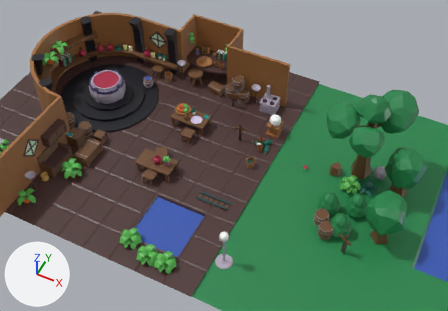
What one commit did to the glTF model assets/atelier.glb.
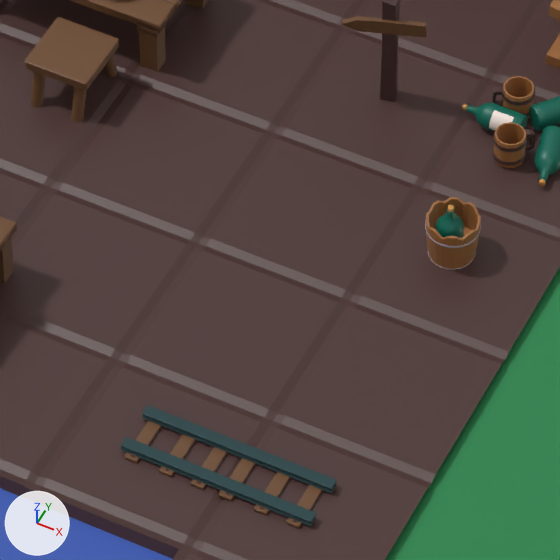
There are two pictures of each version: one from a camera (50 mm lens) standing at (40.83, -40.24, 56.46) and looking at (18.55, 4.32, 0.76), one close up on the part from 39% to 60% of the width and 40% to 70% of the height. Arrows for +X, +Y and +Z are at lower left; the lights stay in place. Where no turn or scale is listed for an object, it has been applied to the vertices.

Names of what the first close-up shows: 'Cube.001', 'Cube.003', 'Cube.004', 'Cylinder.004', 'Cylinder.005', 'Plane', 'bench.003', 'bucket.002', 'floor', 'potion.012', 'sign002', 'waterplane'.
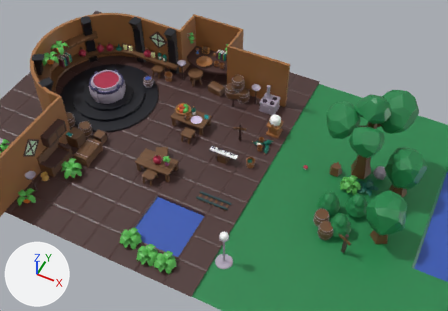
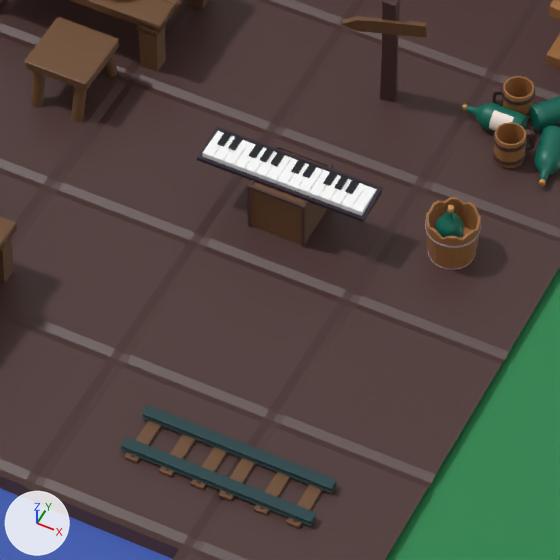
What differs and where, as boxes (x1, y1, x2, y2) in the close-ups (560 x 560 px):
'crate.001', added (brown)
    after: (247, 144, 333, 247)
'keyboard', added (black)
    after: (197, 126, 382, 222)
'key.025', added
    after: (351, 186, 377, 216)
'key.024', added
    after: (341, 183, 366, 212)
'key.017', added
    after: (298, 167, 323, 196)
'key.012', added
    after: (266, 156, 291, 184)
'key.005', added
    after: (224, 140, 249, 168)
'key.018', added
    after: (309, 170, 330, 200)
'key.006', added
    after: (234, 142, 255, 172)
'key.013', added
    after: (276, 158, 298, 188)
'key.001', added
    after: (202, 131, 224, 160)
'key.020', added
    after: (319, 175, 341, 204)
'key.015', added
    after: (287, 163, 309, 192)
'key.022', added
    after: (330, 179, 352, 208)
'key.010', added
    after: (255, 151, 277, 180)
'key.003', added
    after: (213, 136, 235, 164)
'key.008', added
    after: (245, 147, 266, 176)
'key.019', added
    after: (323, 171, 337, 186)
'key.014', added
    after: (291, 160, 305, 174)
'key.023', added
    after: (345, 180, 359, 194)
'key.004', added
    after: (228, 136, 242, 151)
'key.002', added
    after: (217, 132, 231, 147)
'key.016', added
    after: (303, 164, 316, 178)
'key.007', added
    after: (249, 144, 263, 158)
'key.011', added
    after: (271, 152, 284, 166)
'key.009', added
    after: (260, 148, 274, 162)
'key.021', added
    after: (335, 176, 348, 190)

Patch to the scene script:
```diff
--- a/assets/atelier.glb.py
+++ b/assets/atelier.glb.py
@@ ob_key_025 @@
+ob_key_025 = bpy.data.objects.new('key.025', me_plane_003)  # 17 vertices, 24 faces; spans x -0.111..0.111, y -0.666..0.0, z 0.0..0.111; in mat_colormat (picture img_lospec500_32x)
+ob_key_025.location = (20.18, 4.57, 1.28)
@@ ob_key_024 @@
+ob_key_024 = bpy.data.objects.new('key.024', me_plane_023)  # 16 vertices, 22 faces; spans x -0.15..0.072, y -0.666..0.0, z 0.0..0.111; in mat_colormat (picture img_lospec500_32x)
+ob_key_024.location = (19.99, 4.57, 1.28)
@@ ob_key_023 @@
+ob_key_023 = bpy.data.objects.new('key.023', me_plane_028)  # a box spanning x -0.067..0.067, y -0.322..0.0, z 0.0..0.078; in mat_colormat (picture img_lospec500_32x)
+ob_key_023.location = (19.84, 4.57, 1.35)
@@ ob_key_022 @@
+ob_key_022 = bpy.data.objects.new('key.022', me_plane_027)  # 20 vertices, 28 faces; spans x -0.111..0.111, y -0.666..0.0, z 0.0..0.111; in mat_colormat (picture img_lospec500_32x)
+ob_key_022.location = (19.71, 4.57, 1.28)
@@ ob_key_021 @@
+ob_key_021 = bpy.data.objects.new('key.021', me_plane_026)  # a box spanning x -0.067..0.067, y -0.322..0.0, z 0.0..0.078; in mat_colormat (picture img_lospec500_32x)
+ob_key_021.location = (19.6, 4.57, 1.35)
@@ ob_key_020 @@
+ob_key_020 = bpy.data.objects.new('key.020', me_plane_027.copy())
+ob_key_020.location = (19.48, 4.57, 1.28)
@@ ob_key_019 @@
+ob_key_019 = bpy.data.objects.new('key.019', me_plane_026.copy())
+ob_key_019.location = (19.36, 4.57, 1.35)
@@ ob_key_018 @@
+ob_key_018 = bpy.data.objects.new('key.018', me_plane_022)  # 16 vertices, 22 faces; spans x -0.111..0.111, y -0.666..0.0, z 0.0..0.111; in mat_colormat (picture img_lospec500_32x)
+ob_key_018.location = (19.25, 4.57, 1.28)
@@ ob_key_017 @@
+ob_key_017 = bpy.data.objects.new('key.017', me_plane_018)  # 16 vertices, 22 faces; spans x -0.15..0.072, y -0.666..0.0, z 0.0..0.111; in mat_colormat (picture img_lospec500_32x)
+ob_key_017.location = (19.05, 4.57, 1.28)
@@ ob_key_016 @@
+ob_key_016 = bpy.data.objects.new('key.016', me_plane_026.copy())
+ob_key_016.location = (18.9, 4.57, 1.35)
@@ ob_key_015 @@
+ob_key_015 = bpy.data.objects.new('key.015', me_plane_027.copy())
+ob_key_015.location = (18.78, 4.57, 1.28)
@@ ob_key_014 @@
+ob_key_014 = bpy.data.objects.new('key.014', me_plane_026.copy())
+ob_key_014.location = (18.66, 4.57, 1.35)
@@ ob_key_013 @@
+ob_key_013 = bpy.data.objects.new('key.013', me_plane_022.copy())
+ob_key_013.location = (18.55, 4.57, 1.28)
@@ ob_key_012 @@
+ob_key_012 = bpy.data.objects.new('key.012', me_plane_023.copy())
+ob_key_012.location = (18.35, 4.57, 1.28)
@@ ob_key_011 @@
+ob_key_011 = bpy.data.objects.new('key.011', me_plane_028.copy())
+ob_key_011.location = (18.2, 4.57, 1.35)
@@ ob_key_010 @@
+ob_key_010 = bpy.data.objects.new('key.010', me_plane_027.copy())
+ob_key_010.location = (18.08, 4.57, 1.28)
@@ ob_key_009 @@
+ob_key_009 = bpy.data.objects.new('key.009', me_plane_026.copy())
+ob_key_009.location = (17.97, 4.57, 1.35)
@@ ob_key_008 @@
+ob_key_008 = bpy.data.objects.new('key.008', me_plane_027.copy())
+ob_key_008.location = (17.85, 4.57, 1.28)
@@ ob_key_007 @@
+ob_key_007 = bpy.data.objects.new('key.007', me_plane_026.copy())
+ob_key_007.location = (17.73, 4.57, 1.35)
@@ ob_key_006 @@
+ob_key_006 = bpy.data.objects.new('key.006', me_plane_022.copy())
+ob_key_006.location = (17.62, 4.57, 1.28)
@@ ob_key_005 @@
+ob_key_005 = bpy.data.objects.new('key.005', me_plane_018.copy())
+ob_key_005.location = (17.42, 4.57, 1.28)
@@ ob_key_004 @@
+ob_key_004 = bpy.data.objects.new('key.004', me_plane_026.copy())
+ob_key_004.location = (17.27, 4.57, 1.35)
@@ ob_key_003 @@
+ob_key_003 = bpy.data.objects.new('key.003', me_plane_027.copy())
+ob_key_003.location = (17.15, 4.57, 1.28)
@@ ob_key_002 @@
+ob_key_002 = bpy.data.objects.new('key.002', me_plane_026.copy())
+ob_key_002.location = (17.03, 4.57, 1.35)
@@ ob_key_001 @@
+ob_key_001 = bpy.data.objects.new('key.001', me_plane_022.copy())
+ob_key_001.location = (16.92, 4.57, 1.28)
@@ ob_keyboard @@
+ob_keyboard = bpy.data.objects.new('keyboard', me_keyboard)  # 16 vertices, 28 faces; spans x -1.82..1.82, y -0.42..0.42, z 0.0..0.18; in mat_colormat (picture img_lospec500_32x)
+ob_keyboard.location = (18.55, 4.24, 1.22)
@@ ob_crate_001 @@
+ob_crate_001 = bpy.data.objects.new('crate.001', me_crate)
+ob_crate_001.location = (18.56, 4.26, 0.0)
```
